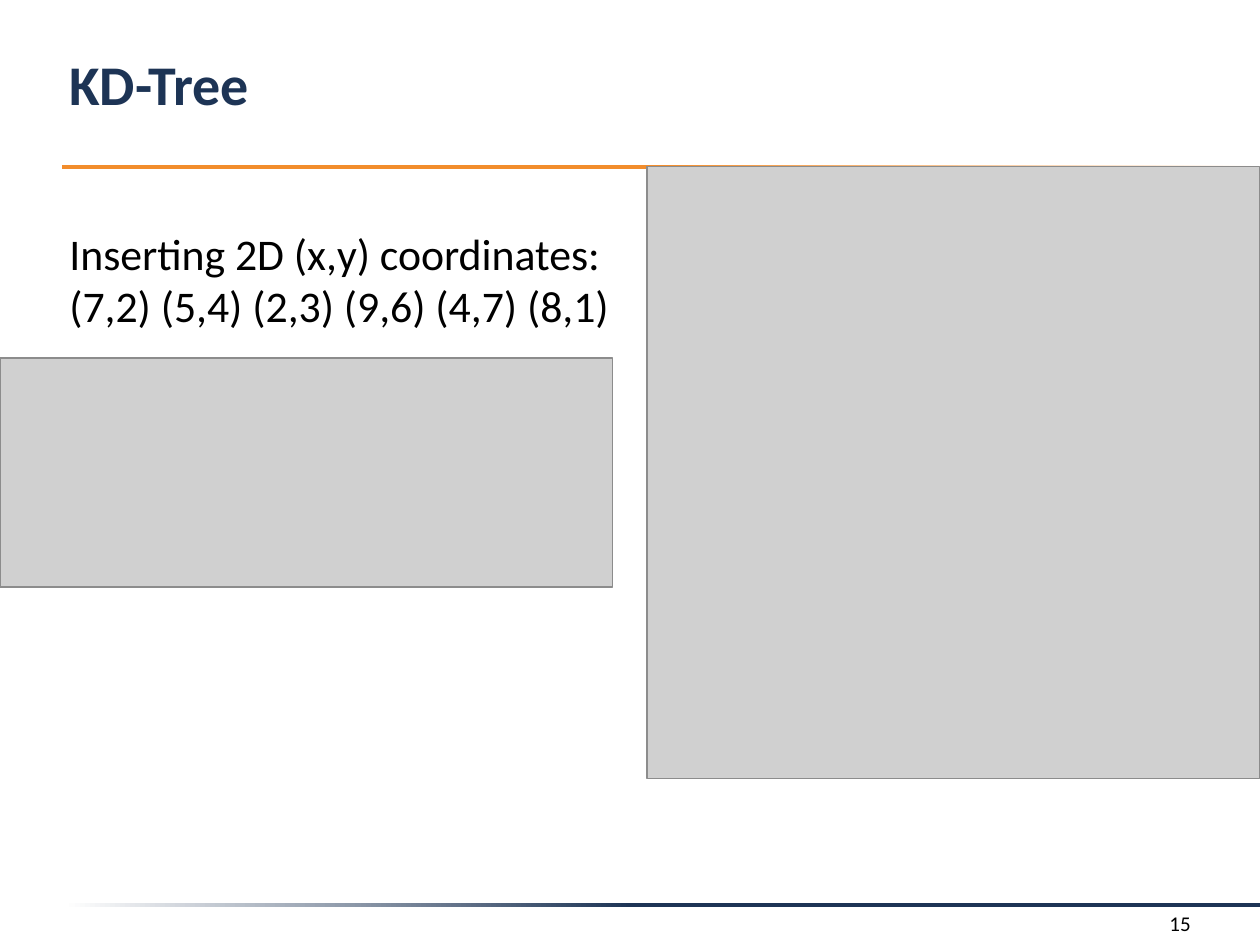
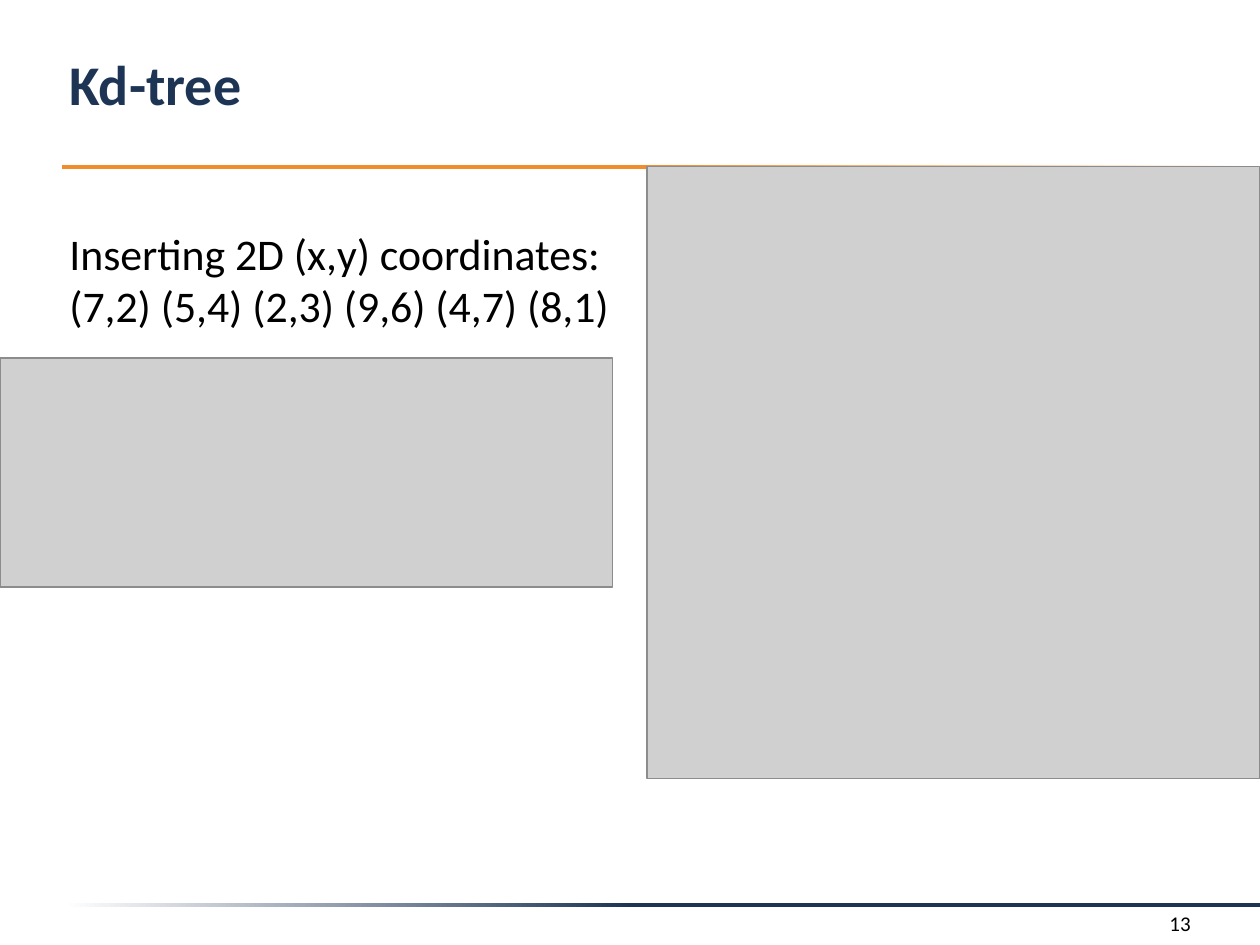
Before and after one commit to f-tischler/FortgeschritteneComputergrafik, a slide deck: slide 13 of Präsentation/presentation.pptx (slide 15 before the commit). Drawn at 1260x945 pixels with LibreOffice and Linux fonts; fonts in the diff are those of the drawing; grey boxes stand for pictures; background and template pictures are left out. Boxes give left, top, right and bottom in pixels: in the first picture for what was removed or moved away, otherwise in the second. Text is boxed around its words. In the diff, an @@ line names an element or a change of style, - is before the commit and + after.

```diff
--- a/Präsentation/presentation.pptx
+++ b/Präsentation/presentation.pptx
@@ title at box(69, 65, 241, 106): text changed @@
-KD-Tree
+Kd-tree
@@ page number at box(1169, 917, 1190, 931): text changed @@
-15
+13
```
Also in this commit, not shown: 12 other slides changed, 2 slides added, 5 slides removed, 4 other files.
